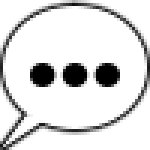
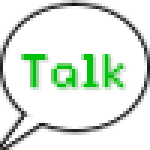
Layered file, before and after one edit (150 x 150). Changes by layer:
added group "talk2" with 1 layers above "talk1" over [21, 54, 126, 90]
added layer "Talk" in group "talk2" over [21, 54, 126, 90]
hid group "ellipse" (3 layers) over [30, 63, 120, 87]
